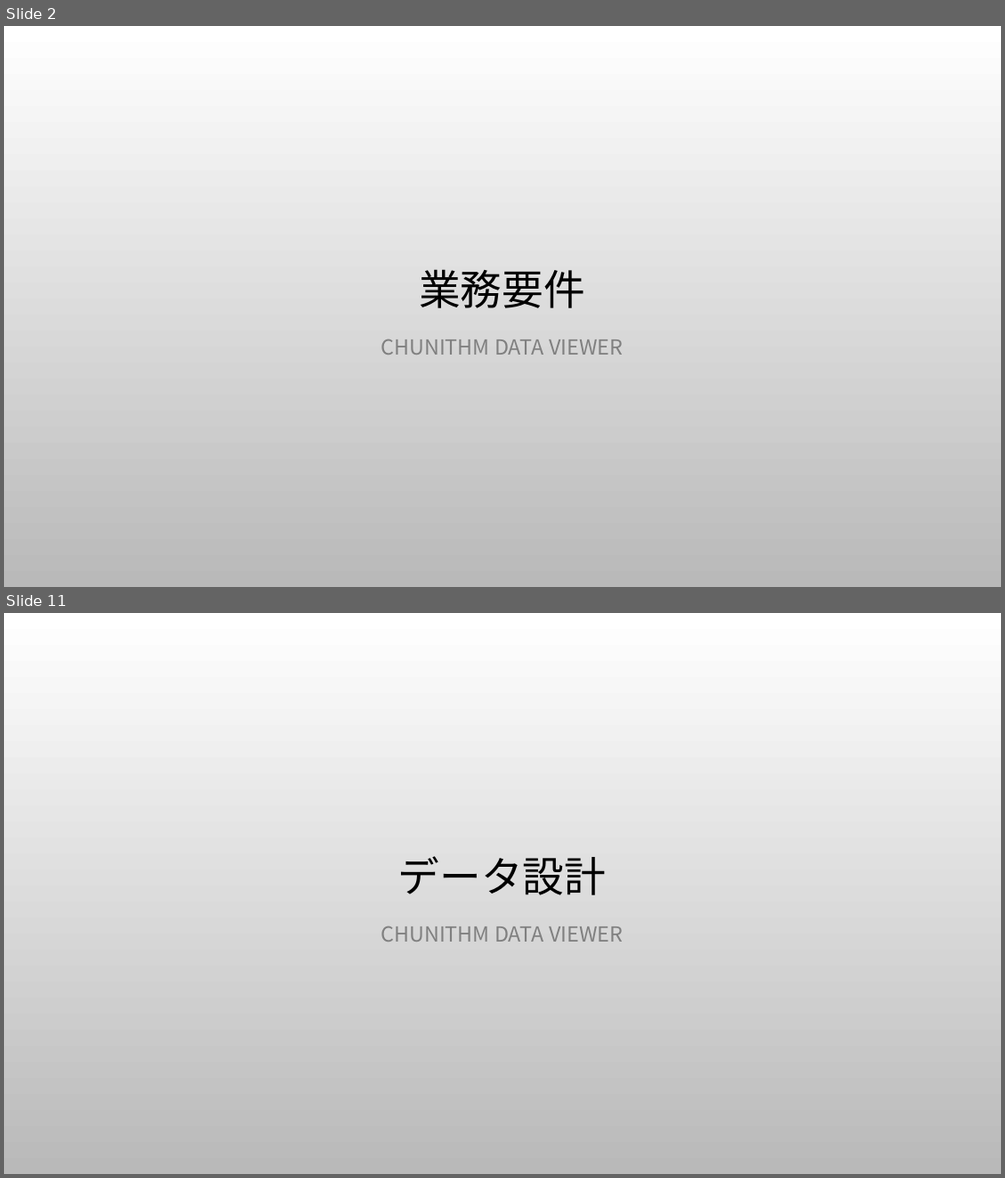
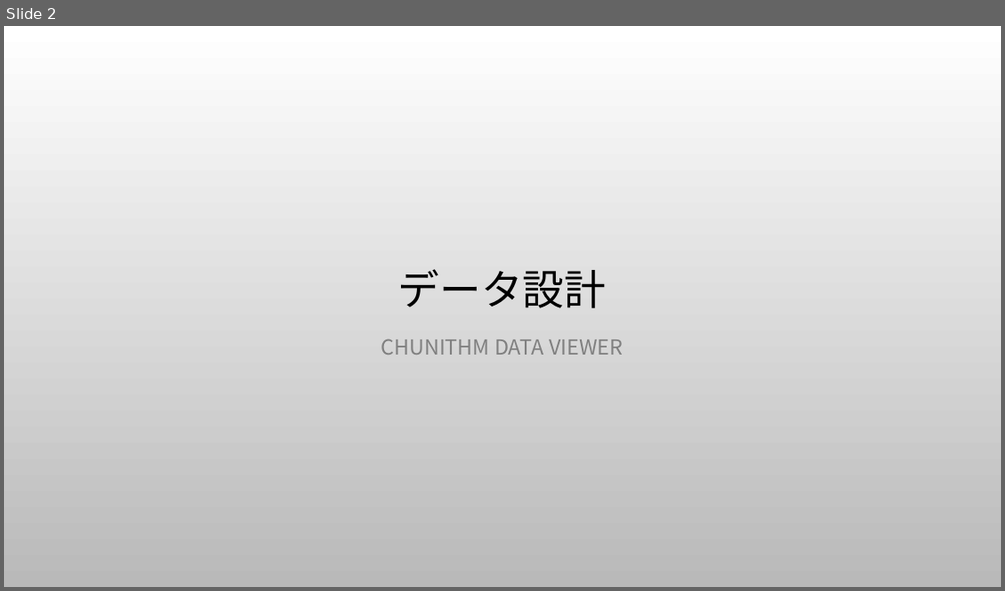
Before and after one commit to BARANCE/ChunithmDataViewer, a slide deck: doc/spec/specifications.pptx. Shown one above the other, each under a label of ours: slides 2 and 11 before the commit, slide 2 after it; the slides between them are not shown. The pictures are 1005x1178 and 1005x591 pixels, drawn with LibreOffice and Linux fonts; fonts in the diff are those of the drawing; background and template pictures are left out. Boxes give left, top, right and bottom in pixels: in the first picture for what was removed or moved away, otherwise in the second. Text is boxed around its words. In the diff, an @@ line names an element or a change of style, - is before the commit and + after.

```diff
--- a/doc/spec/specifications.pptx
+++ b/doc/spec/specifications.pptx
@@ slide 2 removed at <box>4,26,1001,587</box>, background picture (left out) @@
@@ title removed at <box>419,269,585,308</box> @@
-業務要件
@@ text removed at <box>380,339,623,354</box> @@
-CHUNITHM DATA VIEWER
@@ what was slide 11 is now slide 2 @@
```
Also in this commit, not shown: 1 slide changed, 8 other slides removed, 1 other file.
